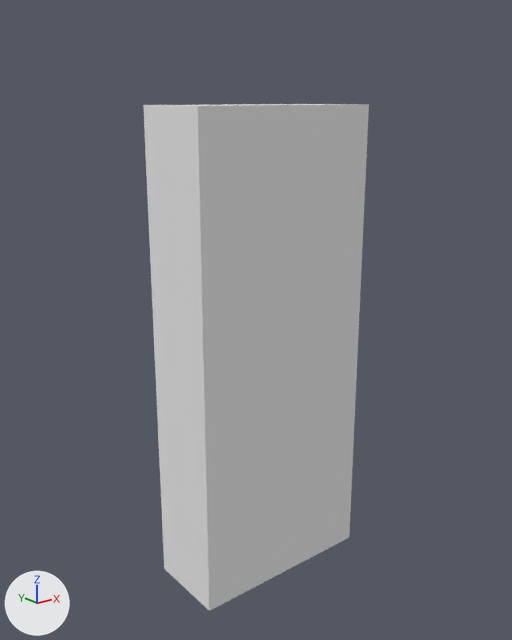
Two versions of the OBJ model src/Assets/models/the_assassins/wall_half.obj, one commit apart.
The view is the same before and after, from a camera (50 mm lens) standing at (-3.172, -3.727, 1.721) and looking at (-1.659, -1.837, 0.965). The axes (+X, +Y, +Z) are drawn at lower left. The lights are the same throughout. Where no turn or scale is listed for an object, it has been applied to the vertices. Vertices at the same position are counted once.

The first picture shows 'Untitled'.
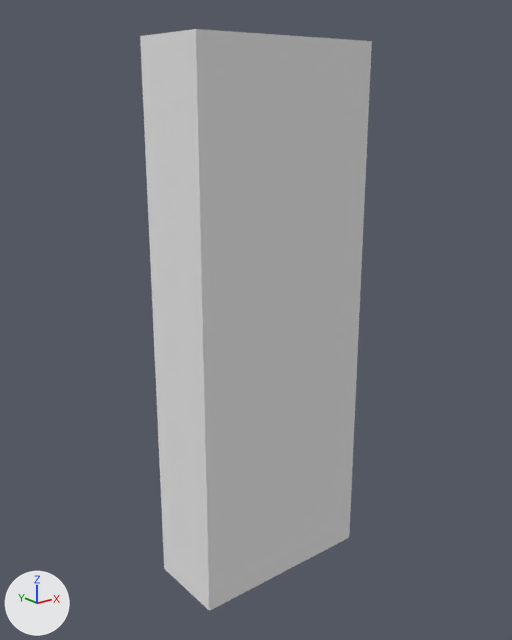
Commit message: Finished walls

What differs and where, as boxes [x1, y1, x2, y2] in the pictures (512 x 640 px):
'Untitled', reshaped (15% taller)
    before: [143, 104, 369, 611]
    after: [140, 29, 372, 611]
part 1 of me_untitled, cut back
    before: [143, 104, 369, 533]
    after: [140, 29, 372, 533]

Edits to the bpy script that builds the scene:
```text
Change me_untitled:
    used by ob_untitled; location = (0.0, 0.0, 0.0)
    remove me_untitled.from_pydata(...)  # 193 vertices, 382 faces; spans x -2.0..-1.3, y -2.0..-1.7, z 0.0..1.7
    add me_untitled.from_pydata(...)  # 186 vertices, 368 faces; spans x -2.0..-1.3, y -2.0..-1.7, z 0.0..1.9
    me_untitled part 1
    8 vertices are removed from x -2.0..-1.4, y -2.0..-1.8, z 1.7
    28 faces are deleted
    3 vertices in x -2.0..-1.3, y -2.0..-1.7, z 1.7 move by (0.0, 0.0, 0.2)
    1 vertex is added at (-2.0, -2.0, 1.9)
    14 new faces join them
```
